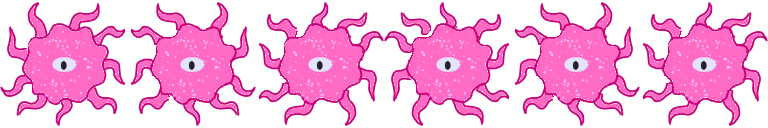
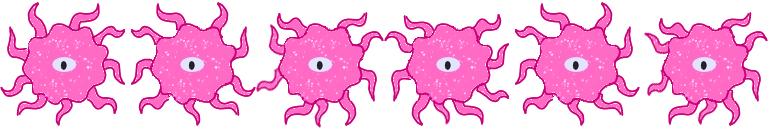
Revision of a layered 768x128 image; what changed, layer by layer:
pixels changed over (256, 2, 718, 128) (layer not identified)
